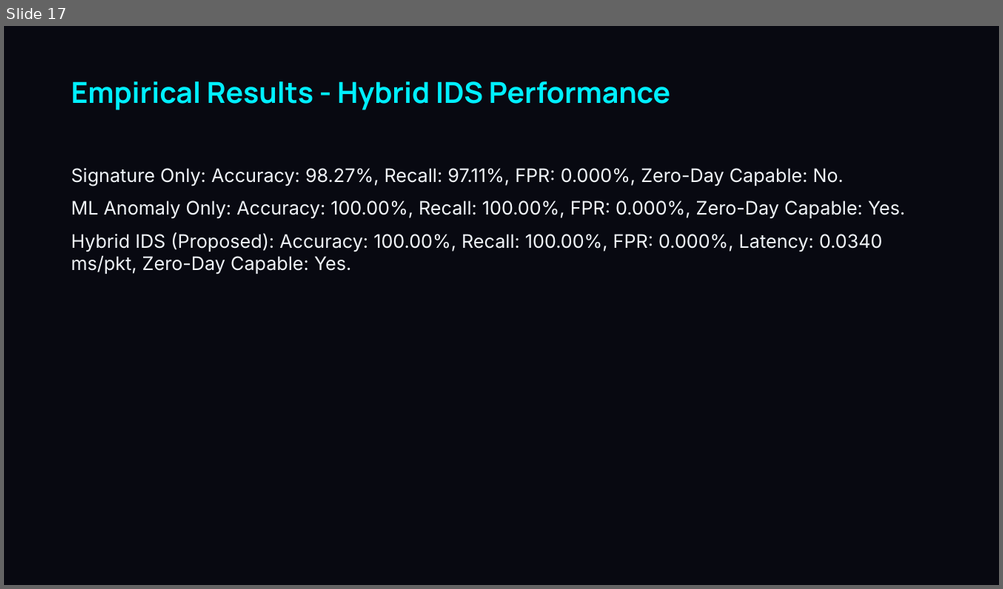
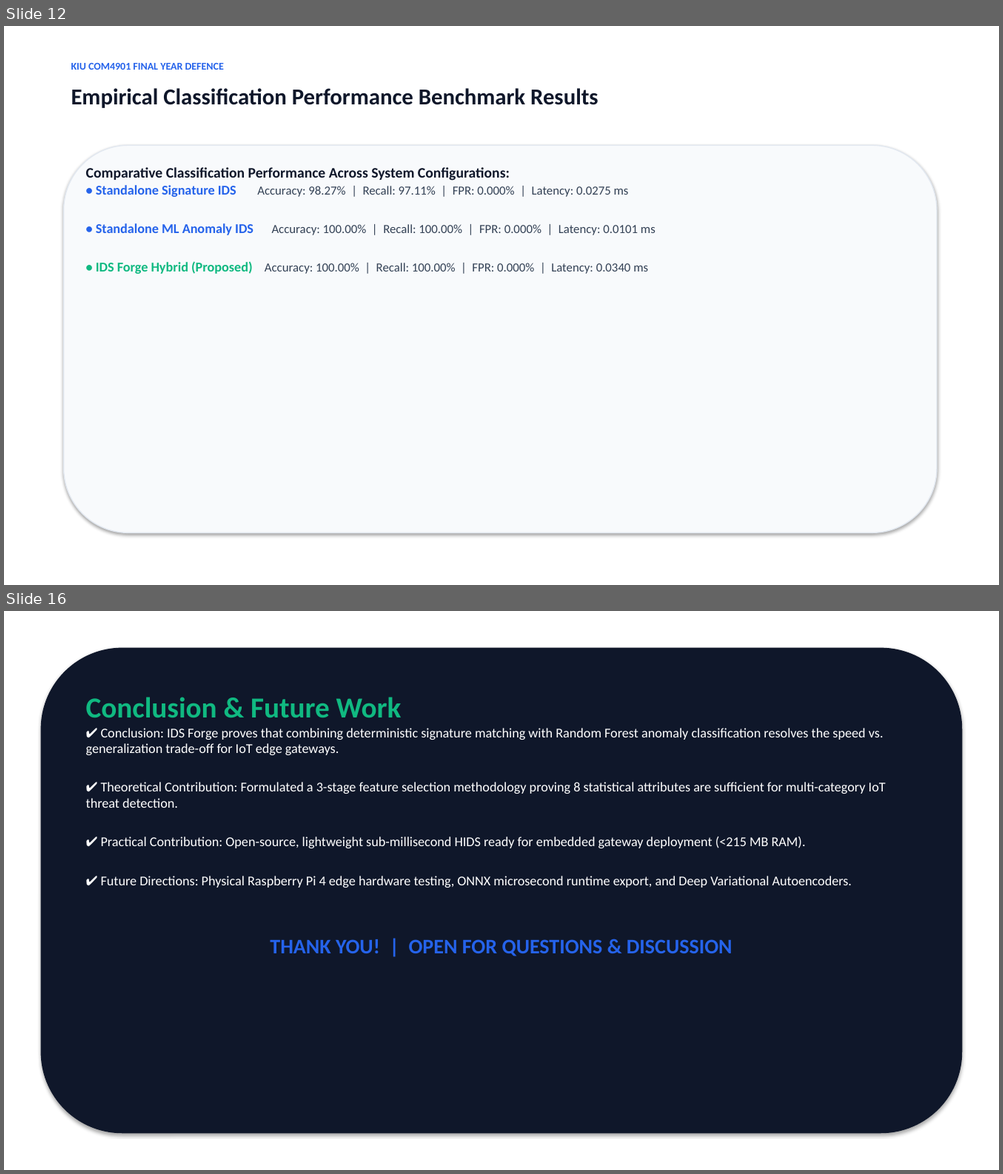
Before and after one commit to lakmal6214/IDS-Forge-Research, a slide deck: docs/Viva_Presentation_IDS_Forge_14519.pptx. Shown one above the other, each under a label of ours: slide 17 before the commit, slides 12 and 16 after it; the slides between them are not shown. The pictures are 1003x589 and 1003x1174 pixels, drawn with LibreOffice and Linux fonts; fonts in the diff are those of the drawing. Boxes give left, top, right and bottom in pixels: in the first picture for what was removed or moved away, otherwise in the second. Text is boxed around its words. In the diff, an @@ line names an element or a change of style, - is before the commit and + after.

```diff
--- a/docs/Viva_Presentation_IDS_Forge_14519.pptx
+++ b/docs/Viva_Presentation_IDS_Forge_14519.pptx
@@ slide 16 added at bbox=[4, 611, 999, 1170], background #FFFFFF @@
@@ rounded rectangle added at bbox=[41, 648, 962, 1133], fill #0F172A, outline #0F172A 1 pt @@
@@ text added at bbox=[86, 697, 885, 957], 13 pt, text #FFFFFF @@
+Conclusion & Future Work
+✔ Conclusion: IDS Forge proves that combining deterministic signature matching with Random Forest anomaly classification resolves the speed vs. generalization trade-off for IoT edge gateways.
+✔ Theoretical Contribution: Formulated a 3-stage feature selection methodology proving 8 statistical attributes are sufficient for multi-category IoT threat detection.
+✔ Practical Contribution: Open-source, lightweight sub-millisecond HIDS ready for embedded gateway deployment (<215 MB RAM).
+✔ Future Directions: Physical Raspberry Pi 4 edge hardware testing, ONNX microsecond runtime export, and Deep Variational Autoencoders.
+THANK YOU! | OPEN FOR QUESTIONS & DISCUSSION
@@ what was slide 17 is now slide 12 @@
@@ slide 12 changed as well @@
@@ background #080911 to #FFFFFF @@
@@ text added at bbox=[71, 63, 224, 70], 10 pt, text #2563EB, bold @@
+KIU COM4901 FINAL YEAR DEFENCE
@@ text at bbox=[71, 88, 598, 108]: text changed; size 28 to 22 pt; font Manrope to Calibri; text colour #00F0FF to #0F172A @@
-Empirical Results - Hybrid IDS Performance
+Empirical Classification Performance Benchmark Results
@@ rounded rectangle added at bbox=[64, 145, 936, 534], fill #F8FAFC, outline #E2E8F0 1 pt @@
@@ text at bbox=[86, 167, 655, 274]: text changed; size 18 to 12 pt; font Inter to Calibri; text colour #F0F4F8 to #334155 @@
-Signature Only: Accuracy: 98.27%, Recall: 97.11%, FPR: 0.000%, Zero-Day Capable: No.
-ML Anomaly Only: Accuracy: 100.00%, Recall: 100.00%, FPR: 0.000%, Zero-Day Capable: Yes.
-Hybrid IDS (Proposed): Accuracy: 100.00%, Recall: 100.00%, FPR: 0.000%, Latency: 0.0340 ms/pkt, Zero-Day Capable: Yes.
+Comparative Classification Performance Across System Configurations:
+• Standalone Signature IDS Accuracy: 98.27% | Recall: 97.11% | FPR: 0.000% | Latency: 0.0275 ms
+• Standalone ML Anomaly IDS Accuracy: 100.00% | Recall: 100.00% | FPR: 0.000% | Latency: 0.0101 ms
+• IDS Forge Hybrid (Proposed) Accuracy: 100.00% | Recall: 100.00% | FPR: 0.000% | Latency: 0.0340 ms
```
Also in this commit, not shown: 2 other slides changed, 12 other slides added, 32 slides removed, 1 other file.
